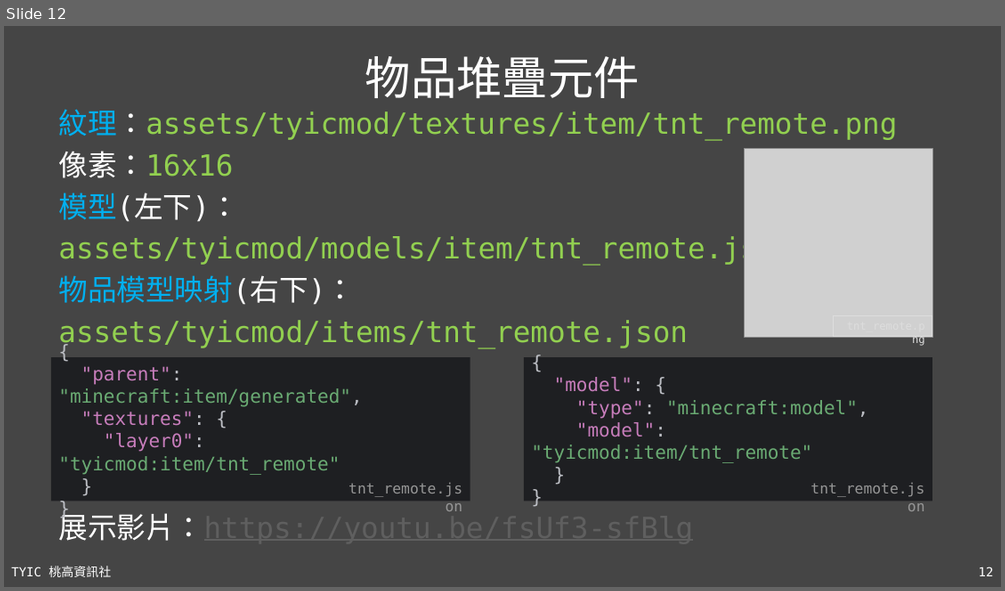
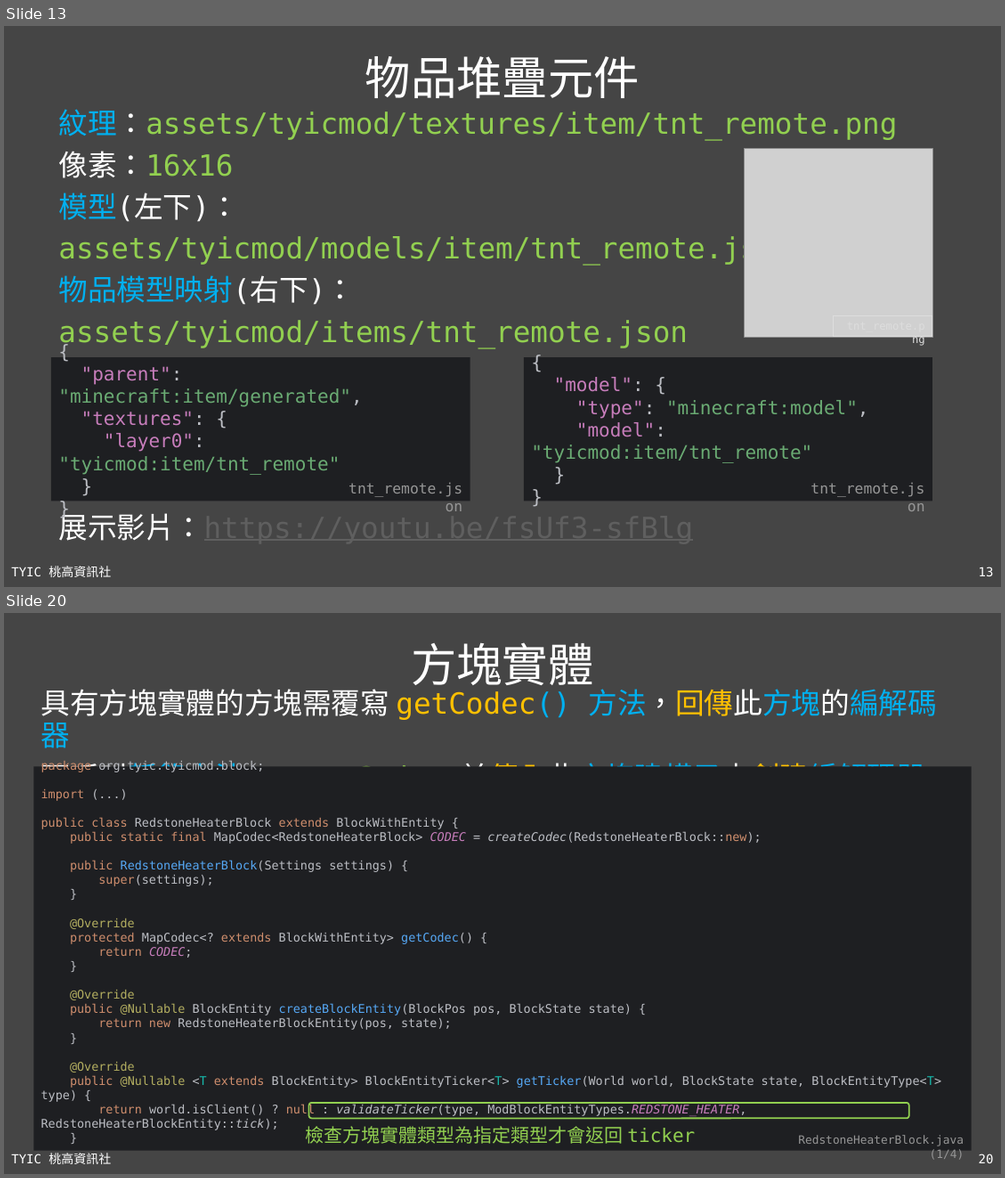
Before and after one commit to TYSHIC/slides, a slide deck: ppt/54_Java 專案：NBT.pptx. Shown one above the other, each under a label of ours: slide 12 before the commit, slides 13 and 20 after it; the slides between them are not shown. The pictures are 1005x591 and 1005x1178 pixels, drawn with LibreOffice and Linux fonts; fonts in the diff are those of the drawing; grey boxes stand for pictures. Boxes give left, top, right and bottom in pixels: in the first picture for what was removed or moved away, otherwise in the second. Text is boxed around its words. In the diff, an @@ line names an element or a change of style, - is before the commit and + after.

```diff
--- a/ppt/54_Java 專案：NBT.pptx
+++ b/ppt/54_Java 專案：NBT.pptx
@@ slide 20 added at bbox=[4, 613, 1001, 1174], background #454545; not listed: 2 template elements that a slide beside it also shows @@
@@ title added at bbox=[411, 642, 593, 693], 44 pt, text #FFFFFF @@
+方塊實體
@@ text added at bbox=[41, 689, 936, 795], 28 pt, text #00B0F0 @@
+具有方塊實體的方塊需覆寫 getCodec() 方法，回傳此方塊的編解碼器
+可呼叫靜態方法 createCodec 並傳入此方塊建構子來創建編解碼器
@@ group added at bbox=[34, 766, 971, 1159]: 2 texts, 1 rectangle, 1 rounded rectangle @@
+package org.tyic.tyicmod.block;
+import (...)
+public class RedstoneHeaterBlock extends BlockWithEntity {
+public static final MapCodec<RedstoneHeaterBlock> CODEC = createCodec(RedstoneHeaterBlock::new);
+public RedstoneHeaterBlock(Settings settings) {
+super(settings);
+}
+@Override
+protected MapCodec<? extends BlockWithEntity> getCodec() {
+return CODEC;
+}
+@Override
+public @Nullable BlockEntity createBlockEntity(BlockPos pos, BlockState state) {
+return new RedstoneHeaterBlockEntity(pos, state);
+}
+@Override
+public @Nullable <T extends BlockEntity> BlockEntityTicker<T> getTicker(World world, BlockState state, BlockEntityType<T> type) {
+return world.isClient() ? null : validateTicker(type, ModBlockEntityTypes.REDSTONE_HEATER, RedstoneHeaterBlockEntity::tick);
+}
+RedstoneHeaterBlock.java (1/4)
+檢查方塊實體類型為指定類型才會返回 ticker
@@ what was slide 12 is now slide 13 @@
@@ page number at bbox=[979, 566, 994, 576]: text changed @@
-12
+13
```
Also in this commit, not shown: 4 slides changed, 11 other slides added, 45 other files.
